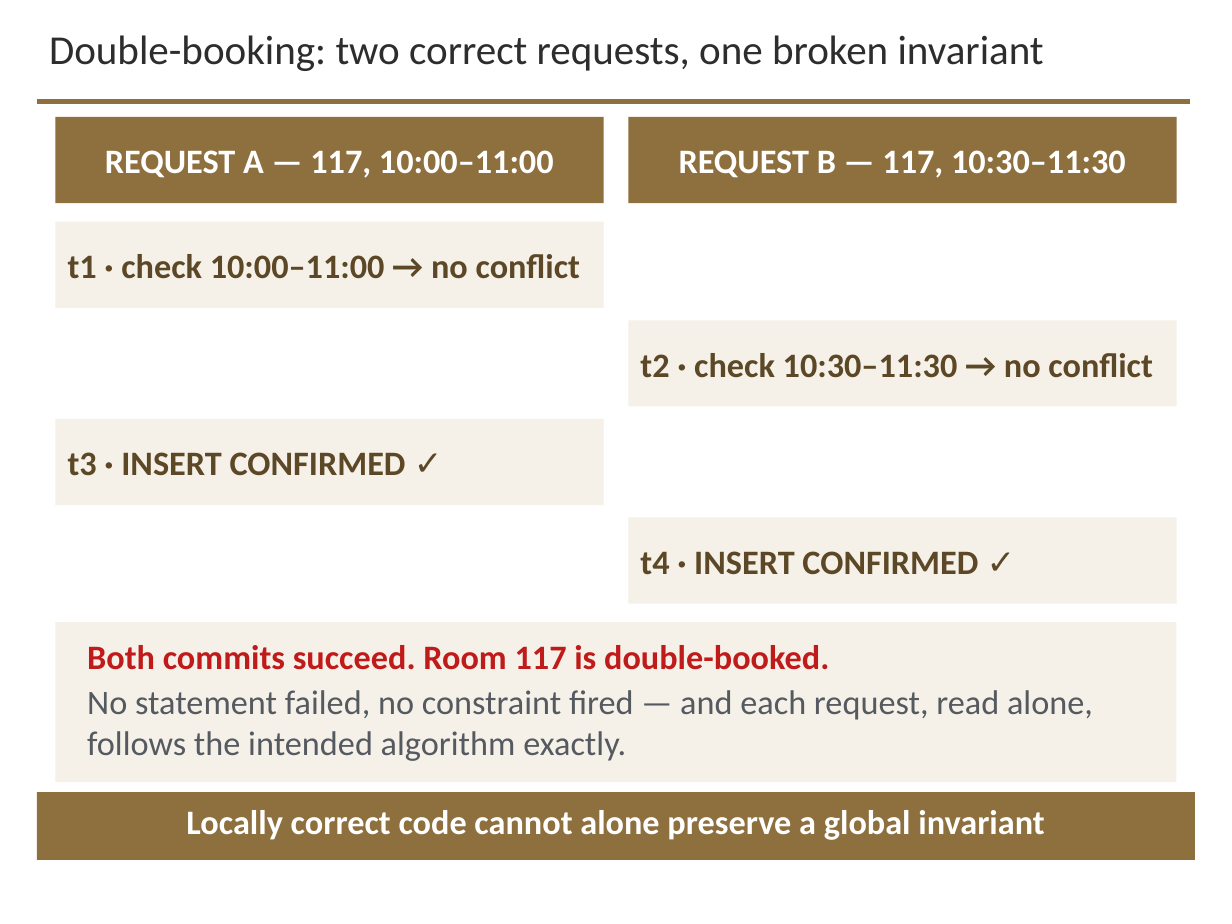
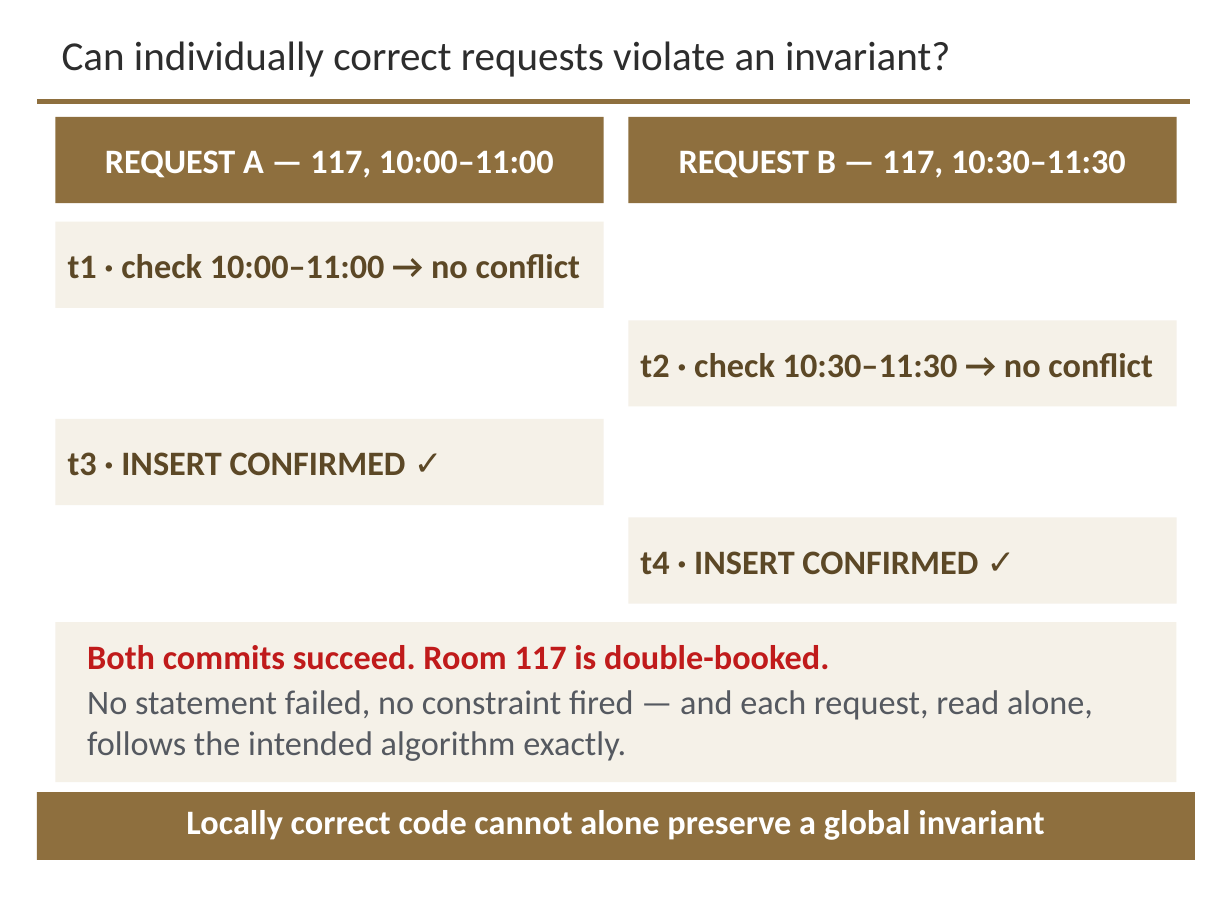
Before and after one commit to davisjam/model-based-agentic-software-engineering, a slide deck: slide 20 of course/lectures/act-3-software-in-the-world/02-compute-environments-and-data-management/3-2-Data-Management.pptx (slide 19 before the commit). Drawn at 1232x924 pixels with LibreOffice and Linux fonts; fonts in the diff are those of the drawing; background and template pictures are left out. Boxes give left, top, right and bottom in pixels: in the first picture for what was removed or moved away, otherwise in the second. Text is boxed around its words. In the diff, an @@ line names an element or a change of style, - is before the commit and + after.

```diff
--- a/course/lectures/act-3-software-in-the-world/02-compute-environments-and-data-management/3-2-Data-Management.pptx
+++ b/course/lectures/act-3-software-in-the-world/02-compute-environments-and-data-management/3-2-Data-Management.pptx
@@ title "Can individually correct requests violate ..." at (62, 41, 950, 77): vertical alignment top to middle @@
@@ title at (62, 41, 950, 77): text changed @@
-Double-booking: two correct requests, one broken invariant
+Can individually correct requests violate an invariant?
```
Also in this commit, not shown: 26 other slides changed, 1 slide added.
